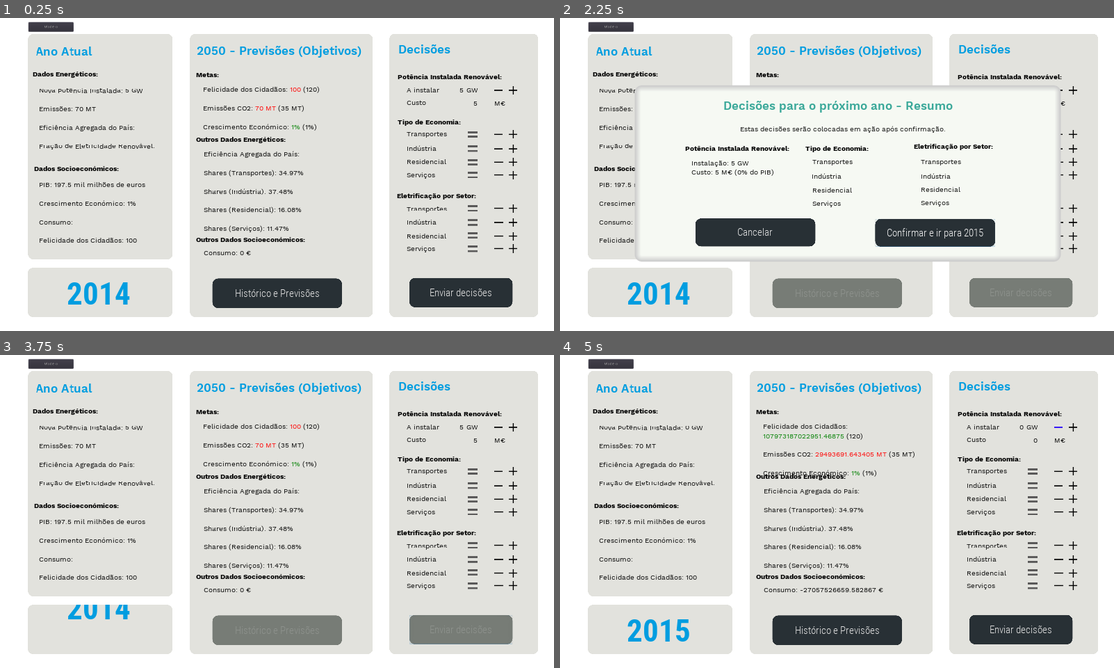
Above: before the commit, frames 1-4 (two rows, left to right).
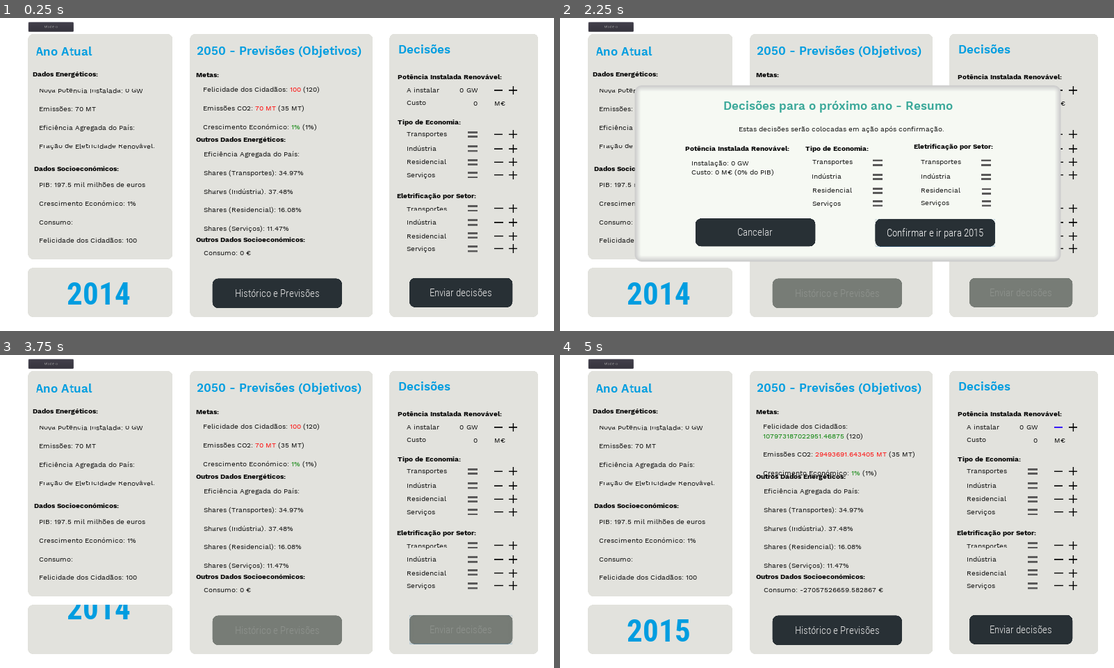
Above: after the commit, the same moments.

Repository: TiagoTaveira/ExergyX
Game: Godot game, scene res://MainScene.tscn
Two runs of this game, one before a commit and one after it. Both use one fixed random seed, a clock stepped at 60 frames per second and the inputs below.
Inputs (mouse positions are in pixels of both pictures, inside the frame that each line leads up to):
- Up to frame 1 (0.25 s): no input
- Up to frame 2 (2.25 s): click (1058, 136) at 0.5 s; click (1075, 136) at 1.25 s; click "Enviar decisões" at 2 s
- Up to frame 3 (3.75 s): click "Modelo" at 2.75 s; click "Confirmar e ir para 2015" at 3.5 s
- Up to frame 4 (5 s): click (1058, 430) at 4.25 s

The runs differ from the first frame. In frame 1, less than 0.1% of the frame differs, in the area x 22-87%, y 22-28%; in frame 2, 0.6%, in the area x 27-78%, y 34-61%; in frame 3, less than 0.1%; in frame 4, nothing differs.

Commit message:
Add arrows to confirmation screen

Diff:
--- a/MainScene.gd
+++ b/MainScene.gd
@@ -378,95 +378,139 @@
 	#Transports
 	if(PlayerVariables.economy_type_level_transportation == 1):
 		get_node("ContainerDecisoes/ScrollContainer/Control3/Level").texture = load("res://down5.png")
+		get_node("ConfirmationPopup/Control/Transportes/Level").texture  = load("res://down5.png")
 	if(PlayerVariables.economy_type_level_transportation == 2):
 		get_node("ContainerDecisoes/ScrollContainer/Control3/Level").texture = load("res://down4.png")
+		get_node("ConfirmationPopup/Control/Transportes/Level").texture  = load("res://down4.png")
 	if(PlayerVariables.economy_type_level_transportation == 3):
 		get_node("ContainerDecisoes/ScrollContainer/Control3/Level").texture = load("res://down3.png")
+		get_node("ConfirmationPopup/Control/Transportes/Level").texture  = load("res://down3.png")
 	if(PlayerVariables.economy_type_level_transportation == 4):
 		get_node("ContainerDecisoes/ScrollContainer/Control3/Level").texture = load("res://down2.png")
+		get_node("ConfirmationPopup/Control/Transportes/Level").texture  = load("res://down2.png")
 	if(PlayerVariables.economy_type_level_transportation == 5):
 		get_node("ContainerDecisoes/ScrollContainer/Control3/Level").texture = load("res://down1.png")
+		get_node("ConfirmationPopup/Control/Transportes/Level").texture  = load("res://down1.png")
 	if(PlayerVariables.economy_type_level_transportation == 6):
 		get_node("ContainerDecisoes/ScrollContainer/Control3/Level").texture = load("res://middle0.png")
+		get_node("ConfirmationPopup/Control/Transportes/Level").texture  = load("res://middle0.png")
 	if(PlayerVariables.economy_type_level_transportation == 7):
 		get_node("ContainerDecisoes/ScrollContainer/Control3/Level").texture = load("res://up1.png")
+		get_node("ConfirmationPopup/Control/Transportes/Level").texture  = load("res://up1.png")
 	if(PlayerVariables.economy_type_level_transportation == 8):
 		get_node("ContainerDecisoes/ScrollContainer/Control3/Level").texture = load("res://up2.png")
+		get_node("ConfirmationPopup/Control/Transportes/Level").texture  = load("res://up2.png")
 	if(PlayerVariables.economy_type_level_transportation == 9):
 		get_node("ContainerDecisoes/ScrollContainer/Control3/Level").texture = load("res://up3.png")
+		get_node("ConfirmationPopup/Control/Transportes/Level").texture  = load("res://up3.png")
 	if(PlayerVariables.economy_type_level_transportation == 10):
 		get_node("ContainerDecisoes/ScrollContainer/Control3/Level").texture = load("res://up4.png")
+		get_node("ConfirmationPopup/Control/Transportes/Level").texture  = load("res://up4.png")
 	if(PlayerVariables.economy_type_level_transportation == 11):
 		get_node("ContainerDecisoes/ScrollContainer/Control3/Level").texture = load("res://up5.png")
+		get_node("ConfirmationPopup/Control/Transportes/Level").texture  = load("res://up5.png")
 	#Industry
 	if(PlayerVariables.economy_type_level_industry == 1):
 		get_node("ContainerDecisoes/ScrollContainer/Control4/Level").texture = load("res://down5.png")
+		get_node("ConfirmationPopup/Control/Industria/Level").texture  = load("res://down5.png")
 	if(PlayerVariables.economy_type_level_industry == 2):
 		get_node("ContainerDecisoes/ScrollContainer/Control4/Level").texture = load("res://down4.png")
+		get_node("ConfirmationPopup/Control/Industria/Level").texture  = load("res://down4.png")
 	if(PlayerVariables.economy_type_level_industry == 3):
 		get_node("ContainerDecisoes/ScrollContainer/Control4/Level").texture = load("res://down3.png")
+		get_node("ConfirmationPopup/Control/Industria/Level").texture  = load("res://down3.png")
 	if(PlayerVariables.economy_type_level_industry == 4):
 		get_node("ContainerDecisoes/ScrollContainer/Control4/Level").texture = load("res://down2.png")
+		get_node("ConfirmationPopup/Control/Industria/Level").texture  = load("res://down2.png")
 	if(PlayerVariables.economy_type_level_industry == 5):
 		get_node("ContainerDecisoes/ScrollContainer/Control4/Level").texture = load("res://down1.png")
+		get_node("ConfirmationPopup/Control/Industria/Level").texture  = load("res://down1.png")
 	if(PlayerVariables.economy_type_level_industry == 6):
 		get_node("ContainerDecisoes/ScrollContainer/Control4/Level").texture = load("res://middle0.png")
+		get_node("ConfirmationPopup/Control/Industria/Level").texture  = load("res://middle0.png")
 	if(PlayerVariables.economy_type_level_industry == 7):
 		get_node("ContainerDecisoes/ScrollContainer/Control4/Level").texture = load("res://up1.png")
+		get_node("ConfirmationPopup/Control/Industria/Level").texture  = load("res://up1.png")
 	if(PlayerVariables.economy_type_level_industry == 8):
 		get_node("ContainerDecisoes/ScrollContainer/Control4/Level").texture = load("res://up2.png")
+		get_node("ConfirmationPopup/Control/Industria/Level").texture  = load("res://up2.png")
 	if(PlayerVariables.economy_type_level_industry == 9):
 		get_node("ContainerDecisoes/ScrollContainer/Control4/Level").texture = load("res://up3.png")
+		get_node("ConfirmationPopup/Control/Industria/Level").texture  = load("res://up3.png")
 	if(PlayerVariables.economy_type_level_industry == 10):
 		get_node("ContainerDecisoes/ScrollContainer/Control4/Level").texture = load("res://up4.png")
+		get_node("ConfirmationPopup/Control/Industria/Level").texture  = load("res://up4.png")
 	if(PlayerVariables.economy_type_level_industry == 11):
 		get_node("ContainerDecisoes/ScrollContainer/Control4/Level").texture = load("res://up5.png")
+		get_node("ConfirmationPopup/Control/Industria/Level").texture  = load("res://up5.png")
 	#Residential
 	if(PlayerVariables.economy_type_level_residential == 1):
 		get_node("ContainerDecisoes/ScrollContainer/Control5/Level").texture = load("res://down5.png")
+		get_node("ConfirmationPopup/Control/Residencial/Level").texture  = load("res://down5.png")
 	if(PlayerVariables.economy_type_level_residential == 2):
 		get_node("ContainerDecisoes/ScrollContainer/Control5/Level").texture = load("res://down4.png")
+		get_node("ConfirmationPopup/Control/Residencial/Level").texture  = load("res://down4.png")
 	if(PlayerVariables.economy_type_level_residential == 3):
 		get_node("ContainerDecisoes/ScrollContainer/Control5/Level").texture = load("res://down3.png")
+		get_node("ConfirmationPopup/Control/Residencial/Level").texture  = load("res://down3.png")
 	if(PlayerVariables.economy_type_level_residential == 4):
 		get_node("ContainerDecisoes/ScrollContainer/Control5/Level").texture = load("res://down2.png")
+		get_node("ConfirmationPopup/Control/Residencial/Level").texture  = load("res://down2.png")
 	if(PlayerVariables.economy_type_level_residential == 5):
 		get_node("ContainerDecisoes/ScrollContainer/Control5/Level").texture = load("res://down1.png")
+		get_node("ConfirmationPopup/Control/Residencial/Level").texture  = load("res://down1.png")
 	if(PlayerVariables.economy_type_level_residential == 6):
 		get_node("ContainerDecisoes/ScrollContainer/Control5/Level").texture = load("res://middle0.png")
+		get_node("ConfirmationPopup/Control/Residencial/Level").texture  = load("res://middle0.png")
 	if(PlayerVariables.economy_type_level_residential == 7):
 		get_node("ContainerDecisoes/ScrollContainer/Control5/Level").texture = load("res://up1.png")
+		get_node("ConfirmationPopup/Control/Residencial/Level").texture  = load("res://up1.png")
 	if(PlayerVariables.economy_type_level_residential == 8):
 		get_node("ContainerDecisoes/ScrollContainer/Control5/Level").texture = load("res://up2.png")
+		get_node("ConfirmationPopup/Control/Residencial/Level").texture  = load("res://up2.png")
 	if(PlayerVariables.economy_type_level_residential == 9):
 		get_node("ContainerDecisoes/ScrollContainer/Control5/Level").texture = load("res://up3.png")
+		get_node("ConfirmationPopup/Control/Residencial/Level").texture  = load("res://up3.png")
 	if(PlayerVariables.economy_type_level_residential == 10):
 		get_node("ContainerDecisoes/ScrollContainer/Control5/Level").texture = load("res://up4.png")
+		get_node("ConfirmationPopup/Control/Residencial/Level").texture  = load("res://up4.png")
 	if(PlayerVariables.economy_type_level_residential == 11):
 		get_node("ContainerDecisoes/ScrollContainer/Control5/Level").texture = load("res://up5.png")
+		get_node("ConfirmationPopup/Control/Residencial/Level").texture  = load("res://up5.png")
 	#Services
 	if(PlayerVariables.economy_type_level_services == 1):
 		get_node("ContainerDecisoes/ScrollContainer/Control6/Level").texture = load("res://down5.png")
+		get_node("ConfirmationPopup/Control/Servicos/Level").texture  = load("res://down5.png")
 	if(PlayerVariables.economy_type_level_services == 2):
 		get_node("ContainerDecisoes/ScrollContainer/Control6/Level").texture = load("res://down4.png")
+		get_node("ConfirmationPopup/Control/Servicos/Level").texture  = load("res://down4.png")
 	if(PlayerVariables.economy_type_level_services == 3):
 		get_node("ContainerDecisoes/ScrollContainer/Control6/Level").texture = load("res://down3.png")
+		get_node("ConfirmationPopup/Control/Servicos/Level").texture  = load("res://down3.png")
 	if(PlayerVariables.economy_type_level_services == 4):
 		get_node("ContainerDecisoes/ScrollContainer/Control6/Level").texture = load("res://down2.png")
+		get_node("ConfirmationPopup/Control/Servicos/Level").texture  = load("res://down3.png")
 	if(PlayerVariables.economy_type_level_services == 5):
 		get_node("ContainerDecisoes/ScrollContainer/Control6/Level").texture = load("res://down1.png")
+		get_node("ConfirmationPopup/Control/Servicos/Level").texture  = load("res://down1.png")
 	if(PlayerVariables.economy_type_level_services == 6):
 		get_node("ContainerDecisoes/ScrollContainer/Control6/Level").texture = load("res://middle0.png")
+		get_node("ConfirmationPopup/Control/Servicos/Level").texture  = load("res://middle0.png")
 	if(PlayerVariables.economy_type_level_services == 7):
 		get_node("ContainerDecisoes/ScrollContainer/Control6/Level").texture = load("res://up1.png")
+		get_node("ConfirmationPopup/Control/Servicos/Level").texture  = load("res://up1.png")
 	if(PlayerVariables.economy_type_level_services == 8):
 		get_node("ContainerDecisoes/ScrollContainer/Control6/Level").texture = load("res://up2.png")
+		get_node("ConfirmationPopup/Control/Servicos/Level").texture  = load("res://up2.png")
 	if(PlayerVariables.economy_type_level_services == 9):
 		get_node("ContainerDecisoes/ScrollContainer/Control6/Level").texture = load("res://up3.png")
+		get_node("ConfirmationPopup/Control/Servicos/Level").texture  = load("res://up3.png")
 	if(PlayerVariables.economy_type_level_services == 10):
 		get_node("ContainerDecisoes/ScrollContainer/Control6/Level").texture = load("res://up4.png")
+		get_node("ConfirmationPopup/Control/Servicos/Level").texture  = load("res://up4.png")
 	if(PlayerVariables.economy_type_level_services == 11):
 		get_node("ContainerDecisoes/ScrollContainer/Control6/Level").texture = load("res://up5.png")
+		get_node("ConfirmationPopup/Control/Servicos/Level").texture  = load("res://up5.png")
 
 
 
--- a/MainScene.tscn
+++ b/MainScene.tscn
@@ -228,9 +228,9 @@
 custom_fonts/normal_font = ExtResource( 6 )
 custom_colors/default_color = Color( 0, 0, 0, 1 )
 bbcode_enabled = true
-bbcode_text = "[right]5[/right]"
+bbcode_text = "[right]0[/right]"
 visible_characters = 3
-text = "5"
+text = "0"
 
 [node name="ValorCusto" type="RichTextLabel" parent="ContainerDecisoes/ScrollContainer/Control"]
 margin_left = 154.0
@@ -241,8 +241,8 @@
 custom_fonts/normal_font = ExtResource( 6 )
 custom_colors/default_color = Color( 0, 0, 0, 1 )
 bbcode_enabled = true
-bbcode_text = "[right]5[/right]"
-text = "5"
+bbcode_text = "[right]0[/right]"
+text = "0"
 
 [node name="GW" type="RichTextLabel" parent="ContainerDecisoes/ScrollContainer/Control"]
 margin_left = 254.0
@@ -1021,7 +1021,6 @@
 text = "Resultados em 2050"
 
 [node name="ConfirmationPopup" type="PopupPanel" parent="."]
-visible = true
 margin_left = 262.0
 margin_top = 234.0
 margin_right = 1730.0
@@ -1078,9 +1077,9 @@
 text = "Com a distribuição de recursos definida, os setores abaixo beneficiarão dos seguintes shares de eletrificação:"
 
 [node name="FinalMessage" type="RichTextLabel" parent="ConfirmationPopup/Control"]
-margin_left = 342.074
+margin_left = 337.596
 margin_top = 114.186
-margin_right = 1726.07
+margin_right = 1721.59
 margin_bottom = 157.186
 custom_fonts/normal_font = ExtResource( 6 )
 custom_colors/default_color = Color( 0, 0, 0, 1 )
@@ -1126,10 +1125,10 @@
 text = "Eletrificação por Setor:"
 
 [node name="Transportes" type="RichTextLabel" parent="ConfirmationPopup/Control"]
-margin_left = 590.699
-margin_top = 227.483
-margin_right = 1996.69
-margin_bottom = 270.483
+margin_left = 591.0
+margin_top = 227.0
+margin_right = 1997.0
+margin_bottom = 282.0
 rect_pivot_offset = Vector2( 0, 21.7076 )
 custom_fonts/normal_font = ExtResource( 6 )
 custom_colors/default_color = Color( 0, 0, 0, 1 )
@@ -1137,11 +1136,16 @@
 bbcode_text = "Transportes"
 text = "Transportes"
 
+[node name="Level" type="Sprite" parent="ConfirmationPopup/Control/Transportes"]
+position = Vector2( 225.568, 18.4351 )
+scale = Vector2( 0.5, 0.5 )
+texture = ExtResource( 11 )
+
 [node name="Transportes2" type="RichTextLabel" parent="ConfirmationPopup/Control"]
-margin_left = 966.088
-margin_top = 225.825
-margin_right = 2327.08
-margin_bottom = 268.825
+margin_left = 966.0
+margin_top = 226.0
+margin_right = 2327.0
+margin_bottom = 284.0
 rect_pivot_offset = Vector2( 0, 21.7076 )
 custom_fonts/normal_font = ExtResource( 6 )
 custom_colors/default_color = Color( 0, 0, 0, 1 )
@@ -1149,11 +1153,16 @@
 bbcode_text = "Transportes"
 text = "Transportes"
 
+[node name="Level" type="Sprite" parent="ConfirmationPopup/Control/Transportes2"]
+position = Vector2( 226.568, 19.4351 )
+scale = Vector2( 0.5, 0.5 )
+texture = ExtResource( 11 )
+
 [node name="Industria" type="RichTextLabel" parent="ConfirmationPopup/Control"]
-margin_left = 589.699
-margin_top = 277.483
-margin_right = 2023.69
-margin_bottom = 320.483
+margin_left = 590.0
+margin_top = 277.0
+margin_right = 2024.0
+margin_bottom = 339.0
 rect_pivot_offset = Vector2( 0, 21.7076 )
 custom_fonts/normal_font = ExtResource( 6 )
 custom_colors/default_color = Color( 0, 0, 0, 1 )
@@ -1161,11 +1170,16 @@
 bbcode_text = "Indústria"
 text = "Indústria"
 
+[node name="Level" type="Sprite" parent="ConfirmationPopup/Control/Industria"]
+position = Vector2( 226.568, 17.4351 )
+scale = Vector2( 0.5, 0.5 )
+texture = ExtResource( 11 )
+
 [node name="Industria2" type="RichTextLabel" parent="ConfirmationPopup/Control"]
-margin_left = 965.088
-margin_top = 275.825
-margin_right = 2503.08
-margin_bottom = 318.825
+margin_left = 965.0
+margin_top = 276.0
+margin_right = 2503.0
+margin_bottom = 340.0
 rect_pivot_offset = Vector2( 0, 21.7076 )
 custom_fonts/normal_font = ExtResource( 6 )
 custom_colors/default_color = Color( 0, 0, 0, 1 )
@@ -1173,11 +1187,16 @@
 bbcode_text = "Indústria"
 text = "Indústria"
 
+[node name="Level" type="Sprite" parent="ConfirmationPopup/Control/Industria2"]
+position = Vector2( 227.568, 18.4351 )
+scale = Vector2( 0.5, 0.5 )
+texture = ExtResource( 11 )
+
 [node name="Residencial" type="RichTextLabel" parent="ConfirmationPopup/Control"]
-margin_left = 590.699
-margin_top = 324.483
-margin_right = 1955.69
-margin_bottom = 367.483
+margin_left = 591.0
+margin_top = 325.0
+margin_right = 1956.0
+margin_bottom = 381.0
 rect_pivot_offset = Vector2( 0, 21.7076 )
 custom_fonts/normal_font = ExtResource( 6 )
 custom_colors/default_color = Color( 0, 0, 0, 1 )
@@ -1185,11 +1204,16 @@
 bbcode_text = "Residencial"
 text = "Residencial"
 
+[node name="Level" type="Sprite" parent="ConfirmationPopup/Control/Residencial"]
+position = Vector2( 225.568, 17.4351 )
+scale = Vector2( 0.5, 0.5 )
+texture = ExtResource( 11 )
+
 [node name="Residencial2" type="RichTextLabel" parent="ConfirmationPopup/Control"]
-margin_left = 966.088
-margin_top = 322.825
-margin_right = 2319.08
-margin_bottom = 365.825
+margin_left = 966.0
+margin_top = 325.0
+margin_right = 2319.0
+margin_bottom = 387.0
 rect_pivot_offset = Vector2( 0, 21.7076 )
 custom_fonts/normal_font = ExtResource( 6 )
 custom_colors/default_color = Color( 0, 0, 0, 1 )
@@ -1197,11 +1221,16 @@
 bbcode_text = "Residencial"
 text = "Residencial"
 
+[node name="Level" type="Sprite" parent="ConfirmationPopup/Control/Residencial2"]
+position = Vector2( 226.762, 18.9601 )
+scale = Vector2( 0.5, 0.5 )
+texture = ExtResource( 11 )
+
 [node name="Servicos" type="RichTextLabel" parent="ConfirmationPopup/Control"]
-margin_left = 590.699
-margin_top = 369.483
-margin_right = 1998.69
-margin_bottom = 412.483
+margin_left = 591.0
+margin_top = 369.0
+margin_right = 1999.0
+margin_bottom = 436.0
 rect_pivot_offset = Vector2( 0, 21.7076 )
 custom_fonts/normal_font = ExtResource( 6 )
 custom_colors/default_color = Color( 0, 0, 0, 1 )
@@ -1209,17 +1238,27 @@
 bbcode_text = "Serviços"
 text = "Serviços"
 
+[node name="Level" type="Sprite" parent="ConfirmationPopup/Control/Servicos"]
+position = Vector2( 225.763, 16.9601 )
+scale = Vector2( 0.5, 0.5 )
+texture = ExtResource( 11 )
+
 [node name="Servicos2" type="RichTextLabel" parent="ConfirmationPopup/Control"]
-margin_left = 966.088
-margin_top = 367.825
-margin_right = 2228.08
-margin_bottom = 410.825
+margin_left = 966.0
+margin_top = 368.0
+margin_right = 2228.0
+margin_bottom = 425.0
 rect_pivot_offset = Vector2( 0, 21.7076 )
 custom_fonts/normal_font = ExtResource( 6 )
 custom_colors/default_color = Color( 0, 0, 0, 1 )
 bbcode_enabled = true
 bbcode_text = "Serviços"
 text = "Serviços"
+
+[node name="Level" type="Sprite" parent="ConfirmationPopup/Control/Servicos2"]
+position = Vector2( 226.762, 17.9601 )
+scale = Vector2( 0.5, 0.5 )
+texture = ExtResource( 11 )
 
 [node name="ConfirmarDecisoes" type="Button" parent="ConfirmationPopup/Control"]
 margin_left = 808.895
--- a/Model.gd
+++ b/Model.gd
@@ -292,10 +292,11 @@
 	ano_atual_indice += 1
 
 	#após execução desta função, acede-se aos valores do ano anterior presentes em vetores com um .back(),
-	#desde que não tenha sido já colocado o valor do ano ano atual
-
-
-# FUNCS 1) - POTENCIA ELETRICA ACUMULADA POR FONTE RENOVÁVEL (gigawatts)
+	#desde que não tenha sido já colocado o valor do ano atual. Neste último caso, tem de ser procurar
+	#pelo índice [ano_atual_indice - 1]
+
+
+# FUNCS 1) - POTÊNCIA ELETRICA ACUMULADA POR FONTE RENOVÁVEL (gigawatts)
 # TODO: Evitar
 func calcular_distribuicao_por_fonte():
 
--- a/PlayerVariables.gd
+++ b/PlayerVariables.gd
@@ -10,8 +10,8 @@
 var cost_per_gigawatt = 5000
 
 # Player decisions here
-var investment_renewables_percentage = 5
-var investment_cost = 5
+var investment_renewables_percentage = 0
+var investment_cost = 0
 var economy_type_level_transportation = 6       #from 1 to 11 (visual -5 to 5), maps to percentage
 var economy_type_level_industry = 6
 var economy_type_level_residential = 6
Not shown, added: TODO
